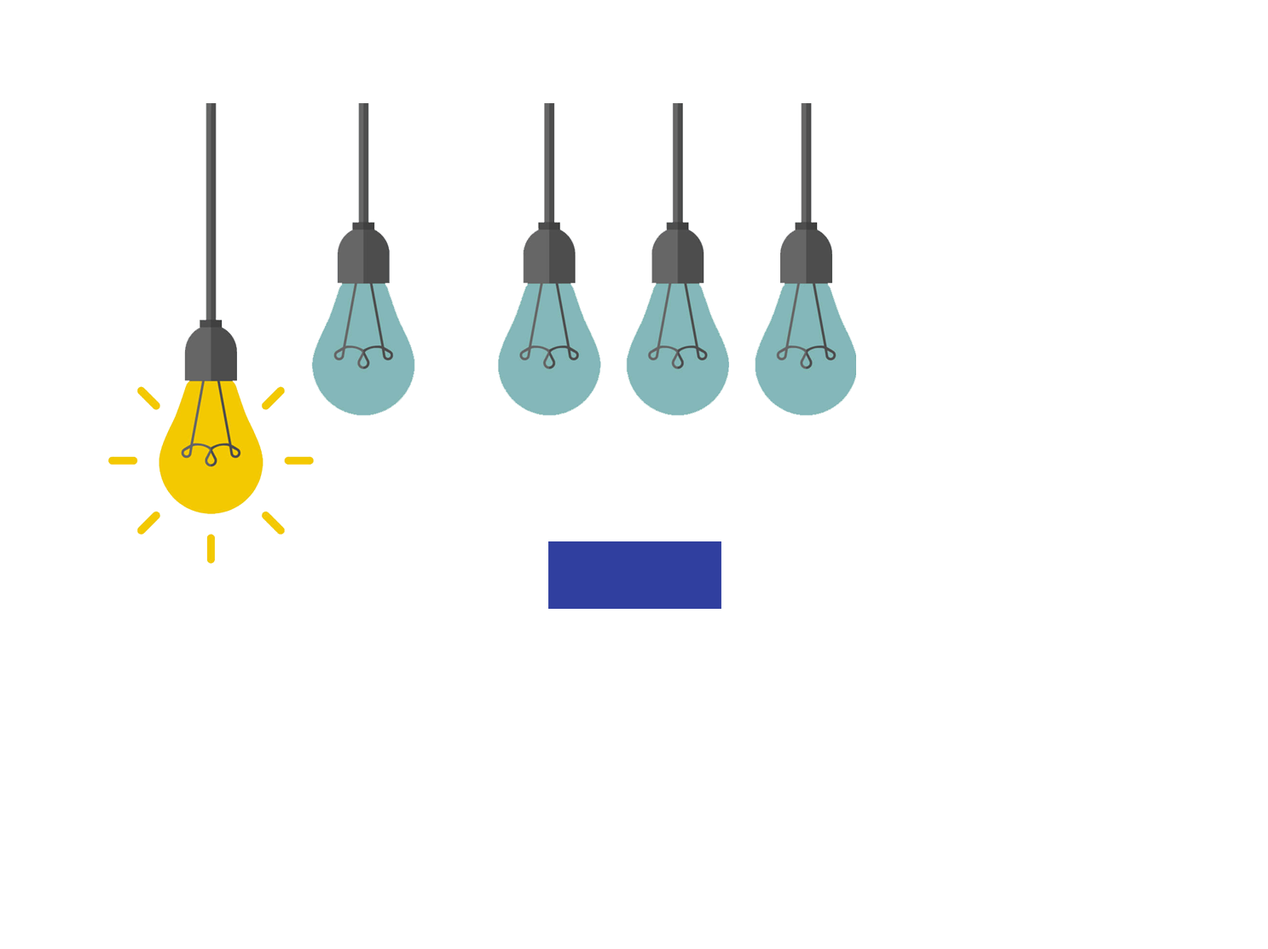
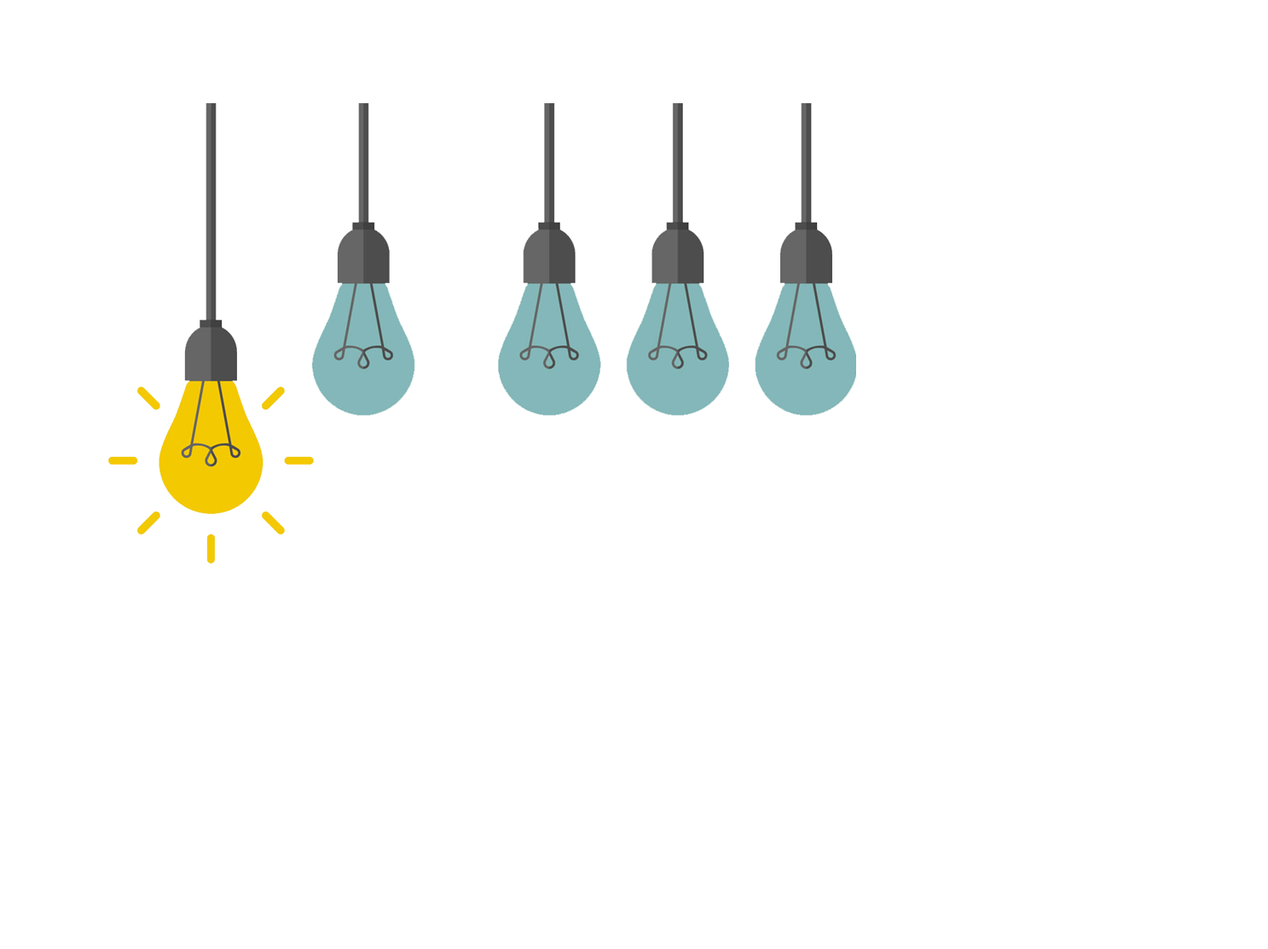
Comparing the layer stacks of the two 1268 × 949 images. Changes:
painted on "Calque 2" over [548, 541, 722, 609]
